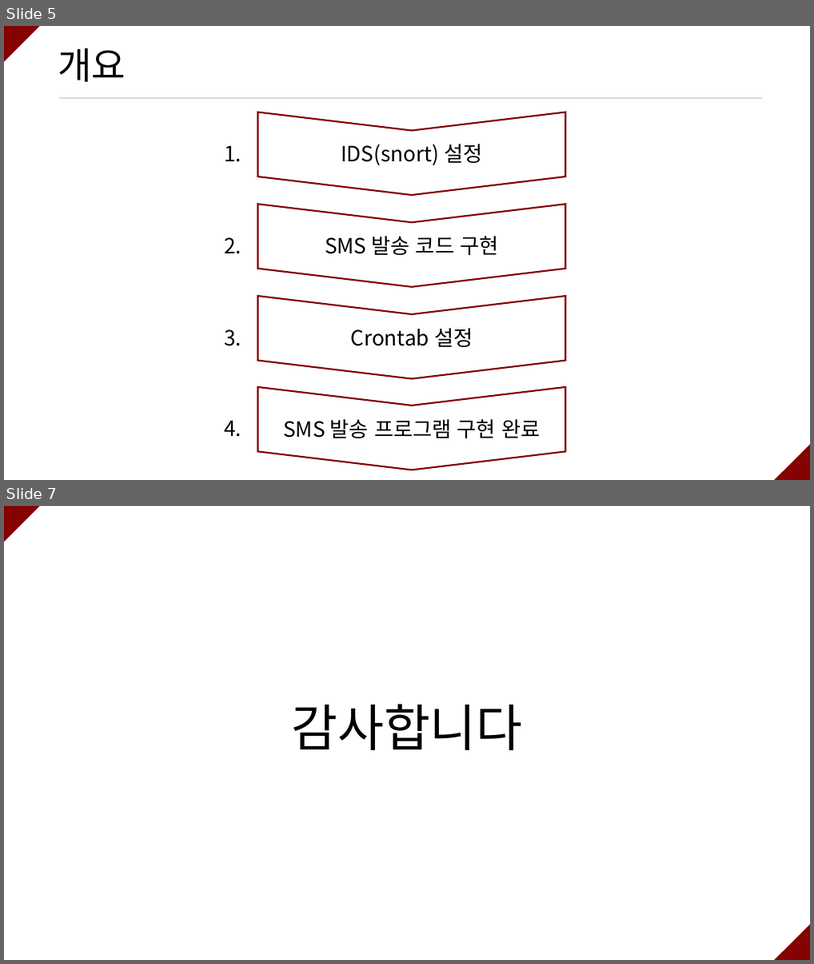
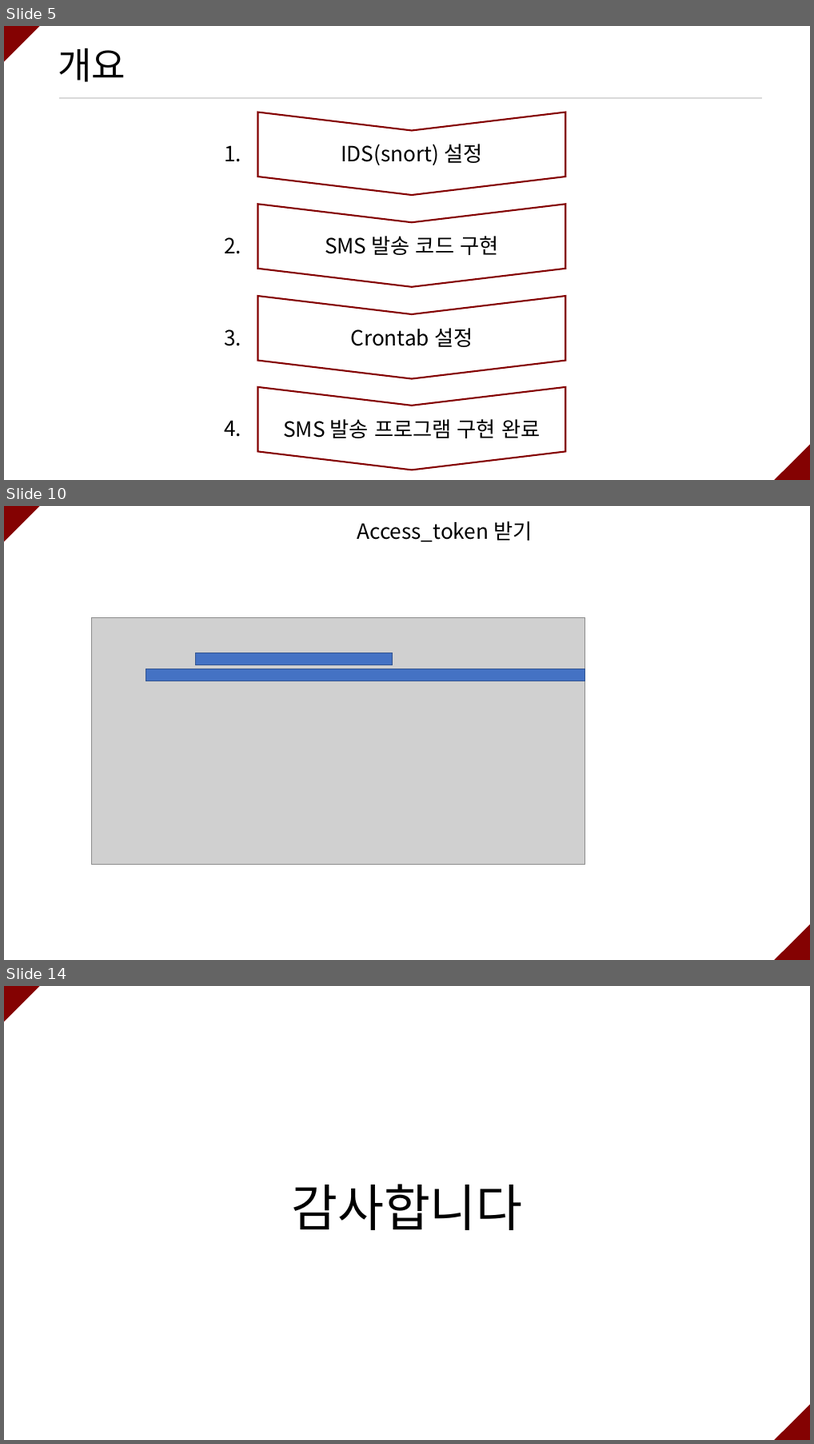
Before and after one commit to ramieeee/self_learning, a slide deck: semi_projects/쇼핑몰 옷 사이즈 확인 크롤링/쇼핑몰 옷 사이즈 확인 크롤링.pptx. Shown one above the other, each under a label of ours: slides 5 and 7 before the commit, slides 5, 10 and 14 after it; the slides between them are not shown. The pictures are 814x964 and 814x1444 pixels, drawn with LibreOffice and Linux fonts; fonts in the diff are those of the drawing; grey boxes stand for pictures. Boxes give left, top, right and bottom in pixels: in the first picture for what was removed or moved away, otherwise in the second. Text is boxed around its words. In the diff, an @@ line names an element or a change of style, - is before the commit and + after.

```diff
--- a/semi_projects/쇼핑몰 옷 사이즈 확인 크롤링/쇼핑몰 옷 사이즈 확인 크롤링.pptx
+++ b/semi_projects/쇼핑몰 옷 사이즈 확인 크롤링/쇼핑몰 옷 사이즈 확인 크롤링.pptx
@@ slide 10 added at <box>4,506,810,960</box>, background #FFFFFF @@
@@ triangle added at <box>4,506,40,542</box>, fill #840202 @@
@@ text added at <box>357,521,532,542</box>, 25 pt, text #000000 @@
+Access_token 받기
@@ picture added at <box>92,617,586,864</box> @@
@@ rectangle added at <box>146,668,586,680</box>, fill #4472C4, outline #325491 1 pt @@
@@ rectangle added at <box>196,653,392,664</box>, fill #4472C4, outline #325491 1 pt @@
@@ triangle added at <box>774,924,810,960</box>, fill #840202 @@
@@ what was slide 7 is now slide 14 @@
```
Also in this commit, not shown: 1 slide changed, 6 other slides added.
